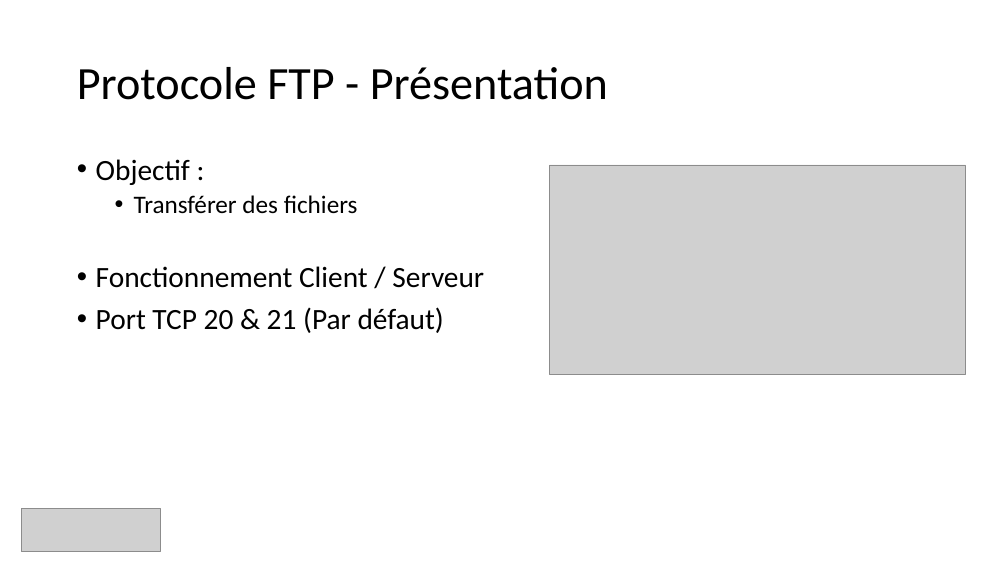
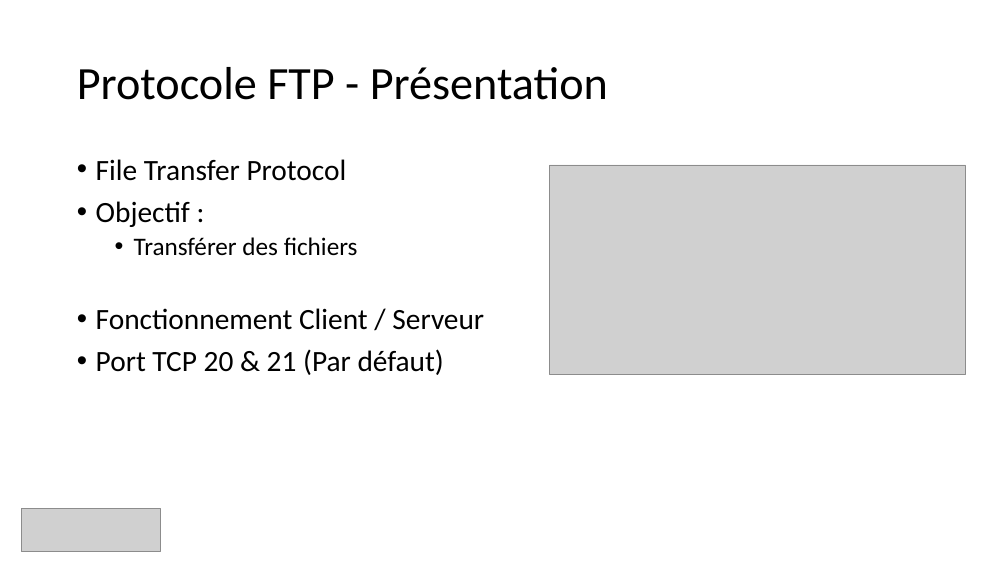
Before and after one commit to guillaume-rico/reseaux_informatiques, a slide deck: slide 20 of 01_CM/CM3 Réseaux Informatiques.pptx. Drawn at 1008x567 pixels with LibreOffice and Linux fonts; fonts in the diff are those of the drawing; grey boxes stand for pictures. Boxes give left, top, right and bottom in pixels: in the first picture for what was removed or moved away, otherwise in the second. Text is boxed around its words. In the diff, an @@ line names an element or a change of style, - is before the commit and + after.

```diff
--- a/01_CM/CM3 Réseaux Informatiques.pptx
+++ b/01_CM/CM3 Réseaux Informatiques.pptx
@@ text at box(96, 159, 347, 181): paragraph added @@
+• File Transfer Protocol
```
Also in this commit, not shown: 6 other slides changed, 3 other files.
